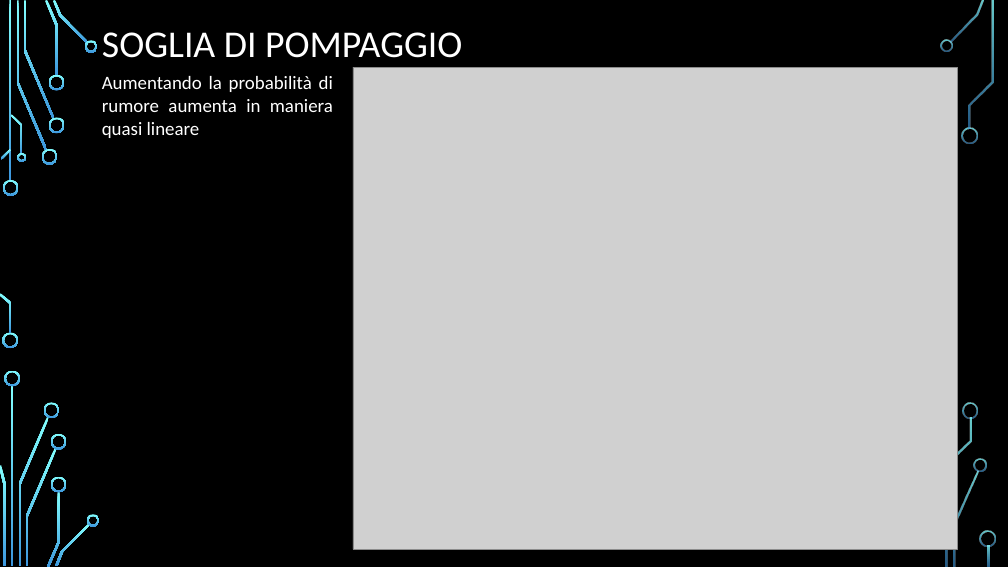
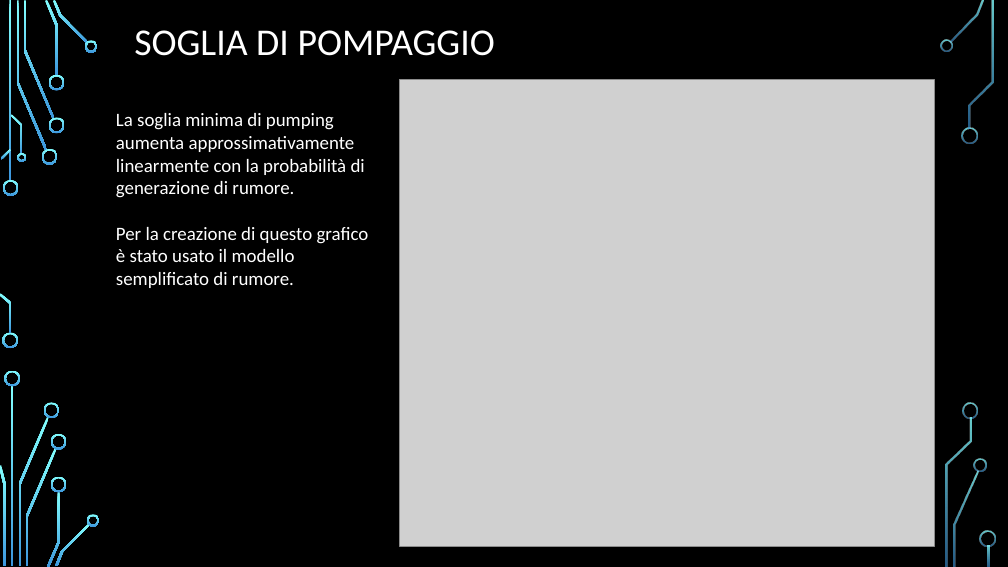
Before and after one commit to Frank01001/LASER-Dynamics-Simulation, a slide deck: slide 11 of Presentation/PresentazioneDispositivi.pptx. Drawn at 1008x567 pixels with LibreOffice and Linux fonts; fonts in the diff are those of the drawing; grey boxes stand for pictures; background and template pictures are left out. Boxes give left, top, right and bottom in pixels: in the first picture for what was removed or moved away, otherwise in the second. Text is boxed around its words. In the diff, an @@ line names an element or a change of style, - is before the commit and + after.

```diff
--- a/Presentation/PresentazioneDispositivi.pptx
+++ b/Presentation/PresentazioneDispositivi.pptx
@@ title "SOGLIA DI POMPAGGIO": place and size @@
-title "SOGLIA DI POMPAGGIO" at [102, 32, 462, 58]
+title "SOGLIA DI POMPAGGIO" at [134, 30, 495, 56]
@@ picture: place and size @@
-picture at [353, 67, 957, 550]
+picture at [399, 80, 935, 547]
@@ text at [116, 113, 369, 288]: text changed @@
-Aumentando la probabilità di rumore aumenta in maniera quasi lineare
+La soglia minima di pumping aumenta approssimativamente linearmente con la probabilità di generazione di rumore.
+Per la creazione di questo grafico è stato usato il modello semplificato di rumore.
```
Also in this commit, not shown: 14 other slides changed, 2 other files.
